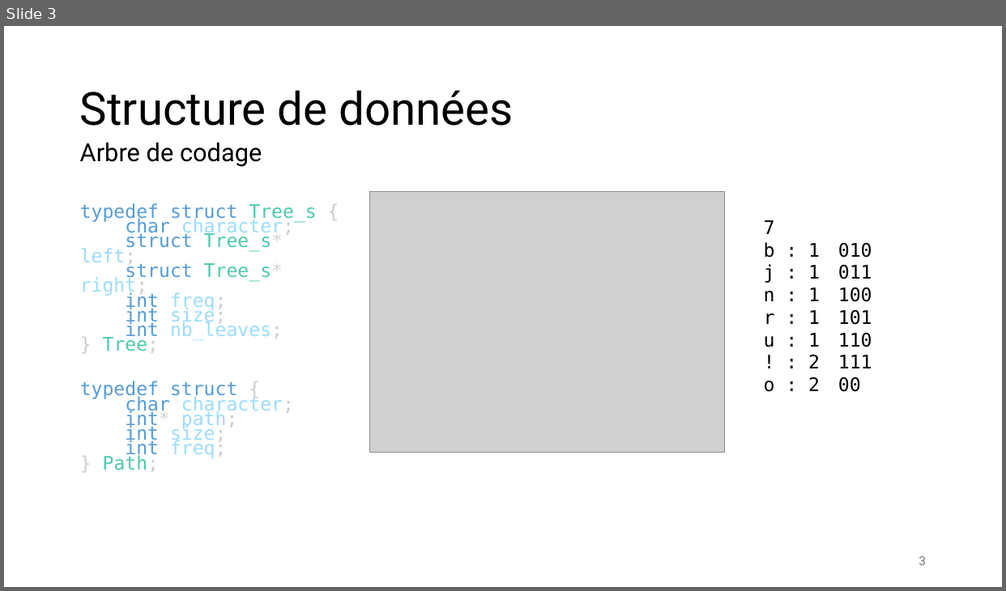
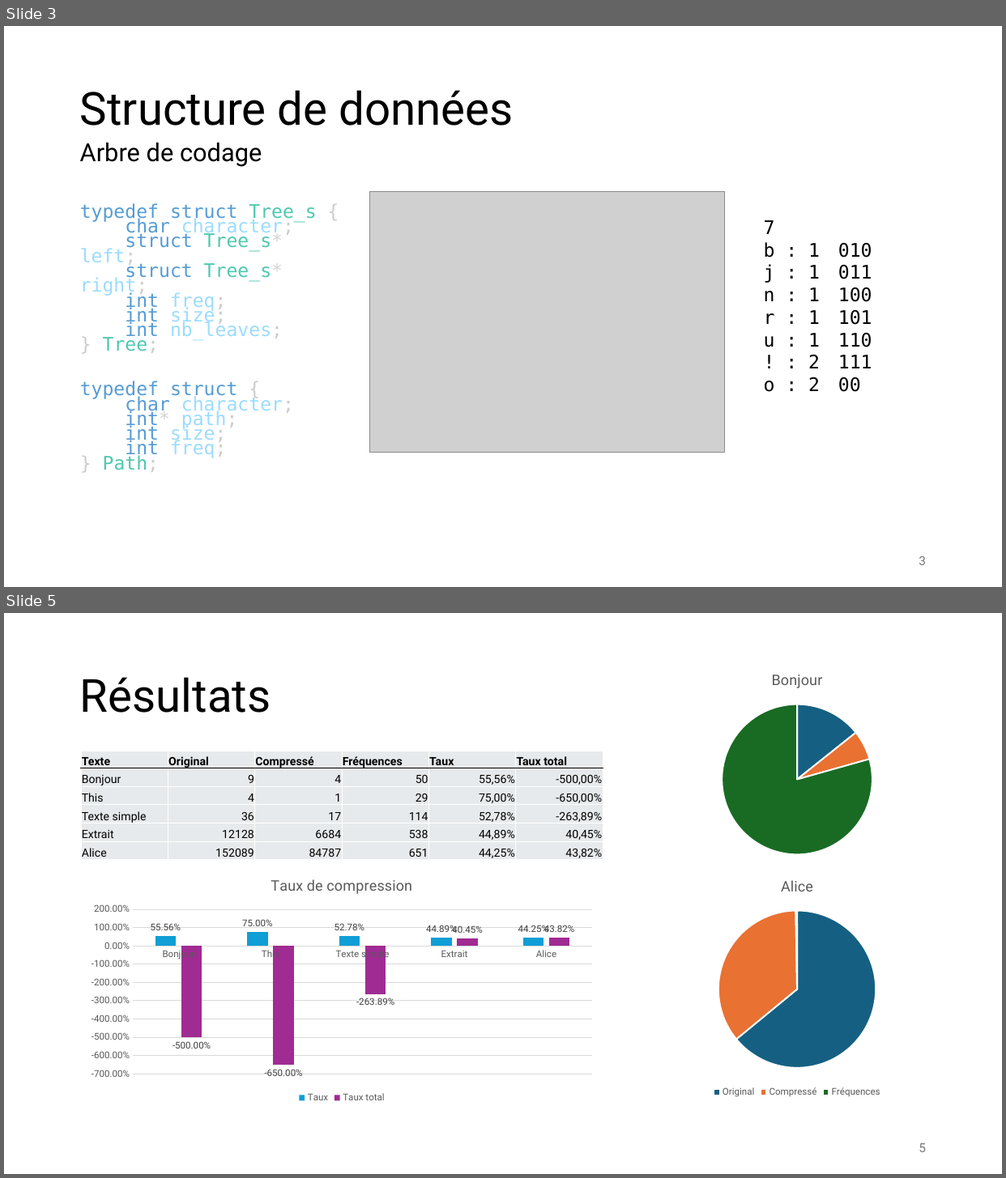
Before and after one commit to Tadf0in/PROJ631-MiniProjet2, a slide deck: Presentation.pptx. Shown one above the other, each under a label of ours: slide 3 before the commit, slides 3 and 5 after it; the slides between them are not shown. The pictures are 1006x591 and 1006x1178 pixels, drawn with LibreOffice and Linux fonts; fonts in the diff are those of the drawing; grey boxes stand for pictures. Boxes give left, top, right and bottom in pixels: in the first picture for what was removed or moved away, otherwise in the second. Text is boxed around its words. In the diff, an @@ line names an element or a change of style, - is before the commit and + after.

```diff
--- a/Presentation.pptx
+++ b/Presentation.pptx
@@ slide 5 added at box(4, 613, 1002, 1174), background #FFFFFF @@
@@ pie chart added at box(661, 659, 934, 865) @@
+title "Bonjour"
+categories: 1, 2, 3
+Bonjour: 14, 6, 79
@@ title added at box(80, 677, 270, 713), 44 pt, text #000000 @@
+Résultats
@@ table added at box(81, 752, 602, 862), 6 rows, 6 columns @@
+Texte | Original | Compressé | Fréquences | Taux | Taux total
+Bonjour | 9 | 4 | 50 | 55,56% | -500,00%
+This | 4 | 1 | 29 | 75,00% | -650,00%
+Texte simple | 36 | 17 | 114 | 52,78% | -263,89%
+Extrait | 12128 | 6684 | 538 | 44,89% | 40,45%
+Alice | 152089 | 84787 | 651 | 44,25% | 43,82%
@@ column chart added at box(81, 865, 603, 1107) @@
+title "Taux de compression "
+categories: Bonjour, This, Texte simple, Extrait, Alice
+Taux: 0.5556, 0.75, 0.5278, 0.4489, 0.4425
+Taux total: -5, -6.5, -2.6389, 0.4045, 0.4382
@@ pie chart added at box(621, 865, 974, 1101) @@
+title "Alice"
+categories: Original, Compressé, Fréquences
+Alice: 64, 36, 0
@@ page number added at box(918, 1144, 926, 1152), 12 pt, text #797979 @@
+5
```
Also in this commit, not shown: 1 slide changed, 1 slide removed, 8 other files.
